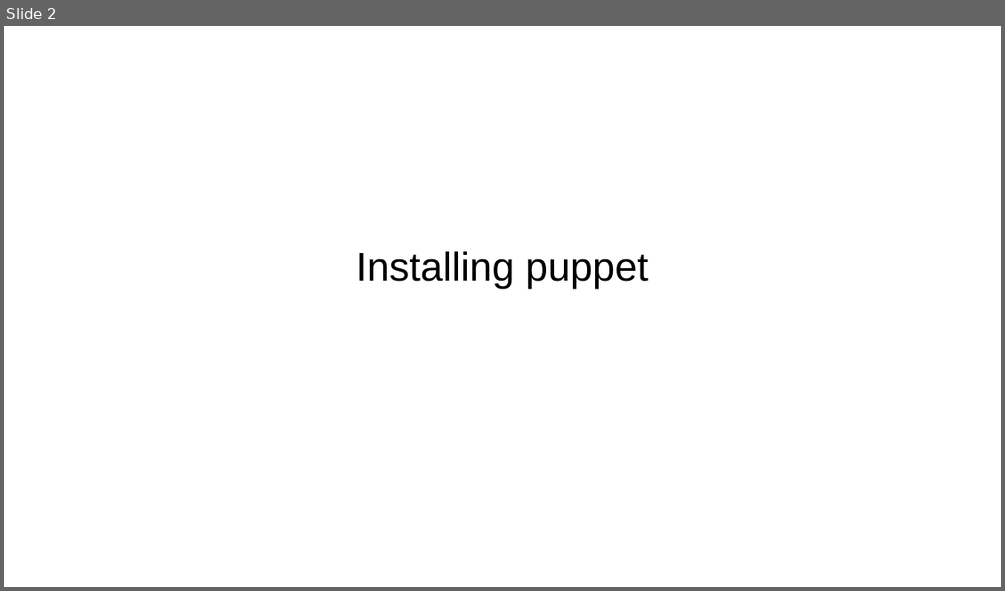
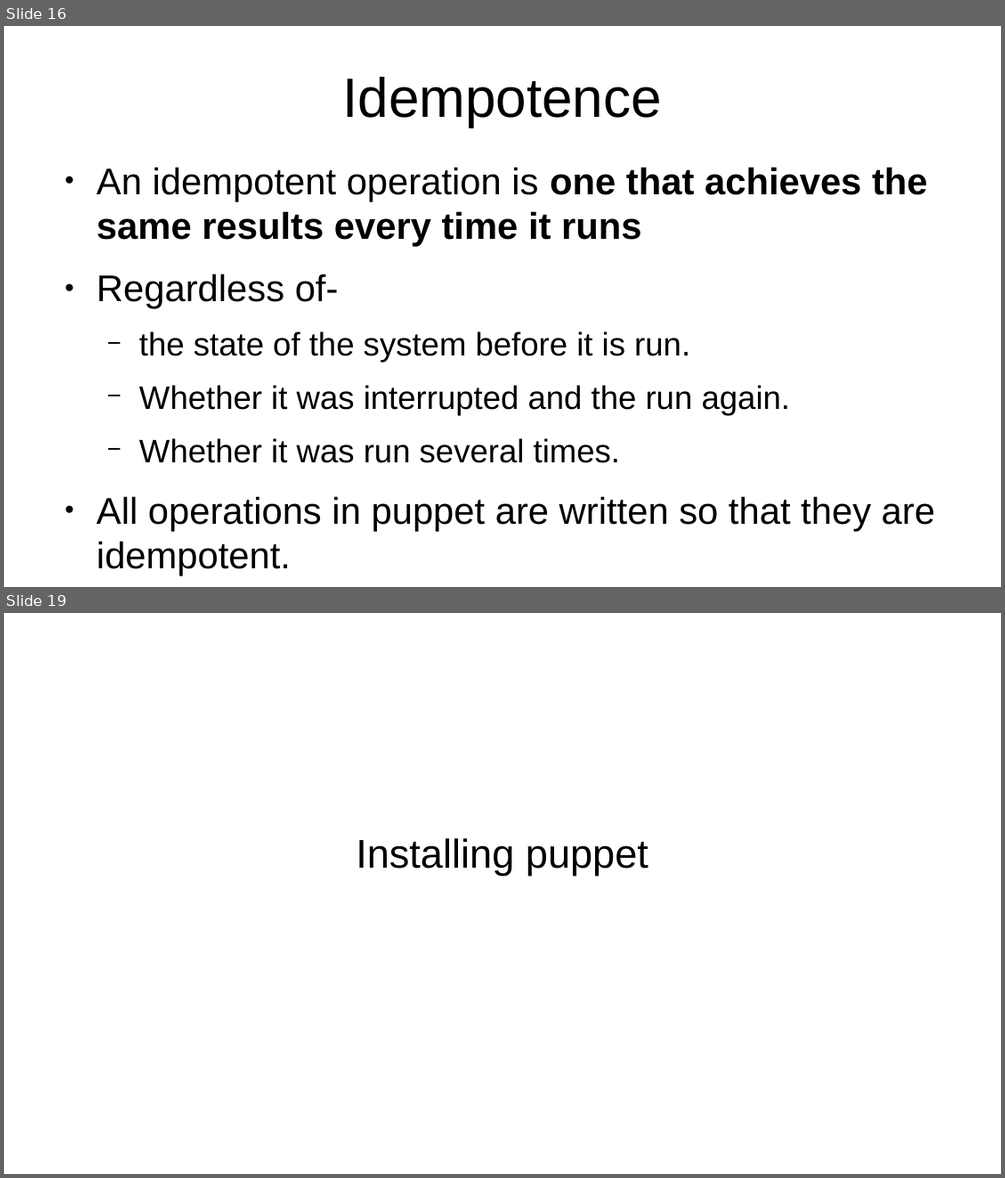
Before and after one commit to veltzer/teaching-puppet, a slide deck: slides.odp. Shown one above the other, each under a label of ours: slide 2 before the commit, slides 16 and 19 after it; the slides between them are not shown. The pictures are 1005x591 and 1005x1178 pixels, drawn with LibreOffice and Linux fonts; fonts in the diff are those of the drawing. Boxes give left, top, right and bottom in pixels: in the first picture for what was removed or moved away, otherwise in the second. Text is boxed around its words. In the diff, an @@ line names an element or a change of style, - is before the commit and + after.

```diff
--- a/slides.odp
+++ b/slides.odp
@@ slide 16 added at (4,26,1001,587), background #FFFFFF @@
@@ title added at (342,77,662,127), 44 pt, text #000000 @@
+Idempotence
@@ text added at (97,167,935,575), 29.6 pt, text #000000 @@
+● An idempotent operation is one that achieves the same results every time it runs
+● Regardless of-
+  − the state of the system before it is run.
+  − Whether it was interrupted and the run again.
+  − Whether it was run several times.
+● All operations in puppet are written so that they are idempotent.
@@ what was slide 2 is now slide 19 @@
```
Also in this commit, not shown: 1 slide changed, 19 other slides added, 11 other files.
